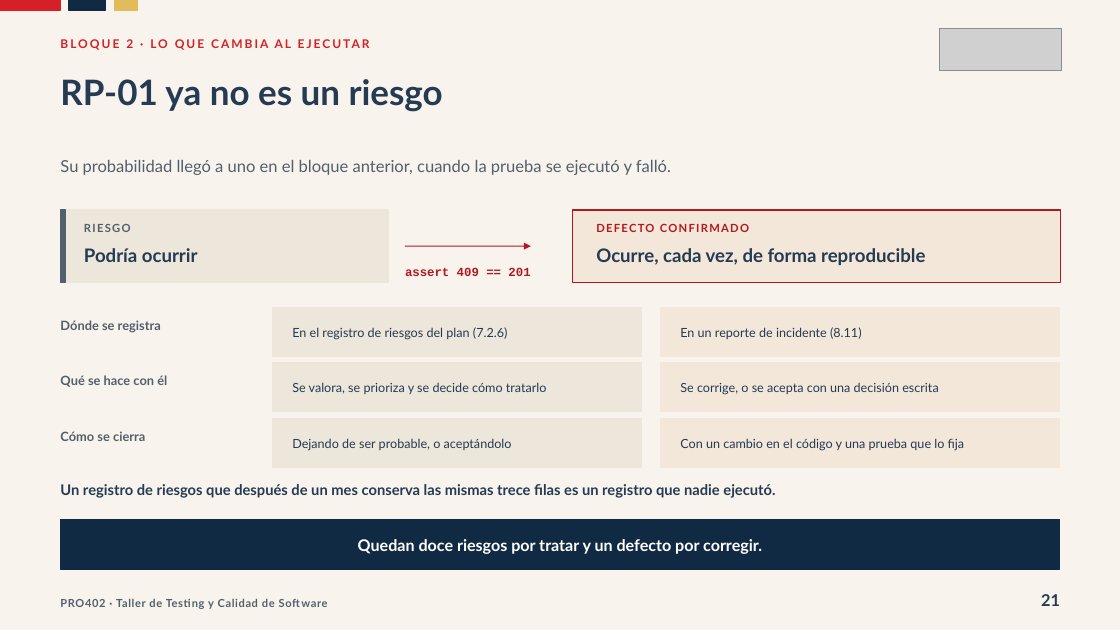
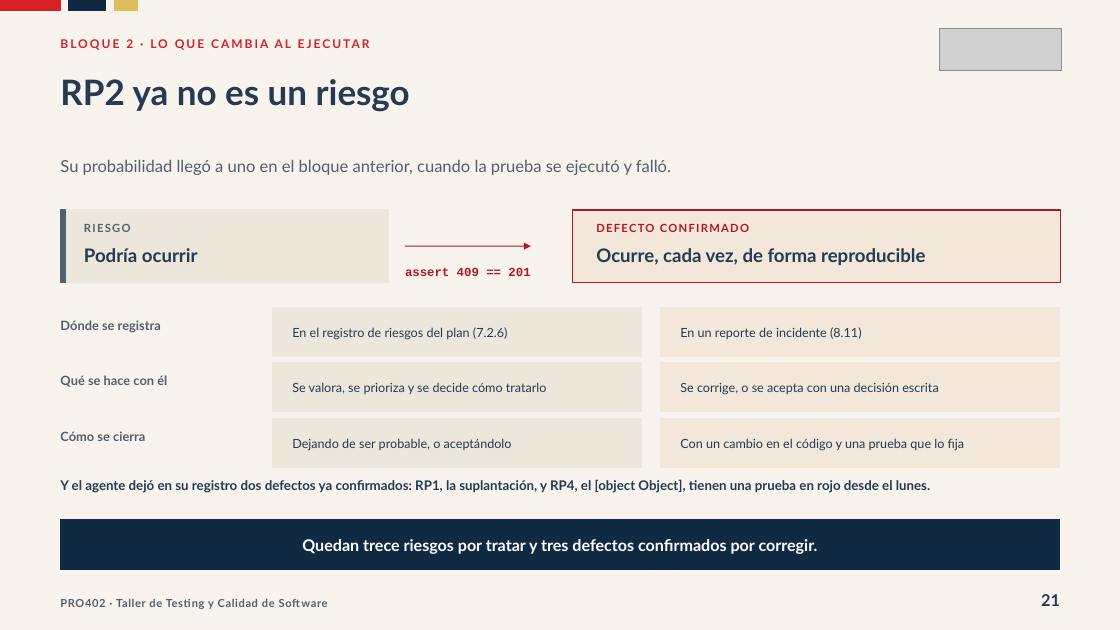
Before and after one commit to Dieg0Code/pro402-taller-de-testing-2026, a slide deck: slide 21 of clases/semana-05/02/ppt/Clase-14-Que-Se-Decidio-Probar.pptx. Drawn at 1120x630 pixels with LibreOffice and Linux fonts; fonts in the diff are those of the drawing; grey boxes stand for pictures. Boxes give left, top, right and bottom in pixels: in the first picture for what was removed or moved away, otherwise in the second. Text is boxed around its words. In the diff, an @@ line names an element or a change of style, - is before the commit and + after.

```diff
--- a/clases/semana-05/02/ppt/Clase-14-Que-Se-Decidio-Probar.pptx
+++ b/clases/semana-05/02/ppt/Clase-14-Que-Se-Decidio-Probar.pptx
@@ text at (60,79,410,112): text changed @@
-RP-01 ya no es un riesgo
+RP2 ya no es un riesgo
@@ text at (60,479,930,493): text changed; size 12.6 to 11.4 pt @@
-Un registro de riesgos que después de un mes conserva las mismas trece filas es un registro que nadie ejecutó.
+Y el agente dejó en su registro dos defectos ya confirmados: RP1, la suplantación, y RP4, el [object Object], tienen una prueba en rojo desde el lunes.
@@ text at (302,539,818,554): text changed @@
-Quedan doce riesgos por tratar y un defecto por corregir.
+Quedan trece riesgos por tratar y tres defectos confirmados por corregir.
```
Also in this commit, not shown: 23 other slides changed, 2 other files.
